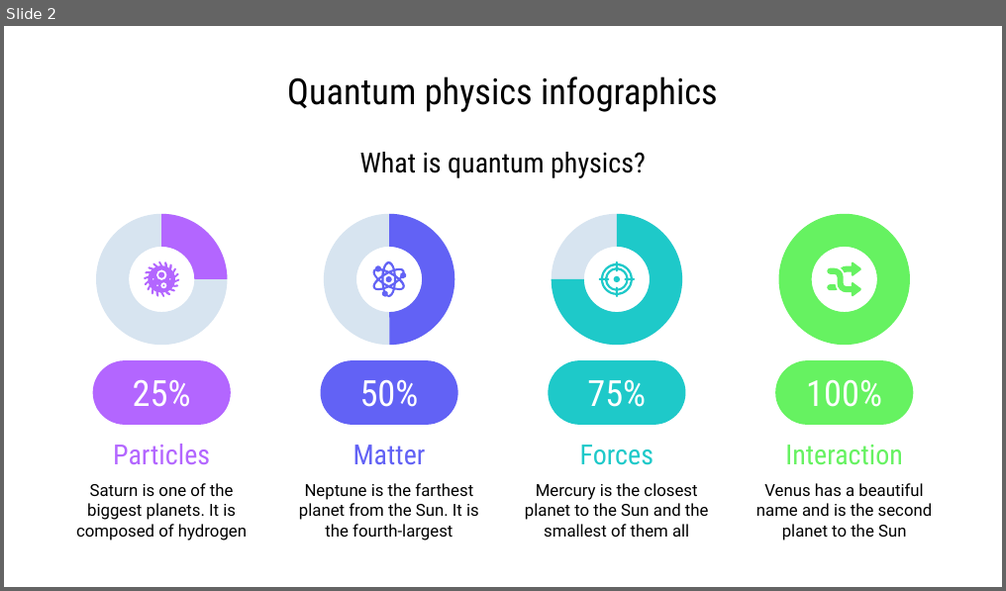
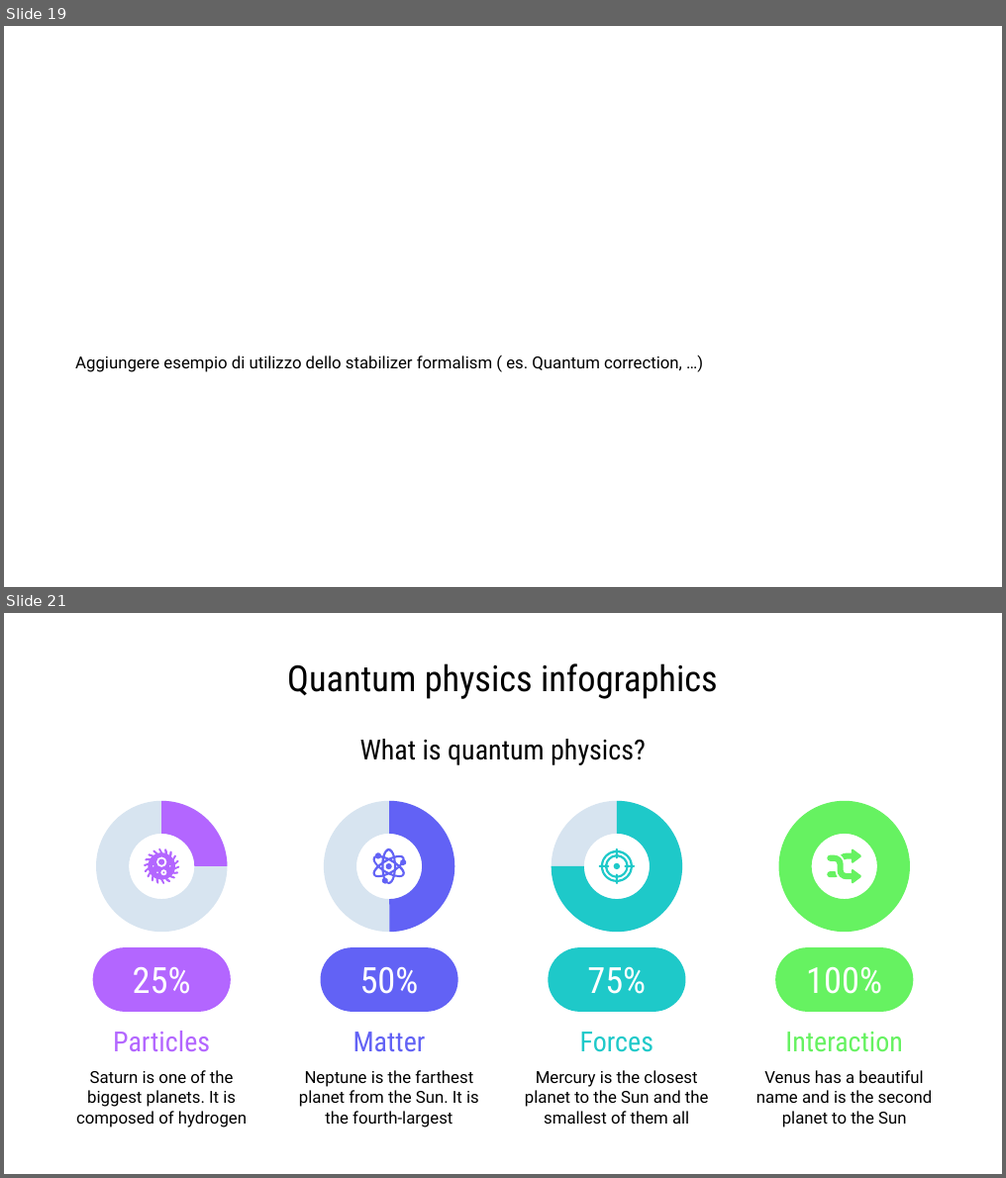
Before and after one commit to Moriarty2002/quantum-information, a slide deck: docs/elaborato.pptx. Shown one above the other, each under a label of ours: slide 2 before the commit, slides 19 and 21 after it; the slides between them are not shown. The pictures are 1006x591 and 1006x1178 pixels, drawn with LibreOffice and Linux fonts; fonts in the diff are those of the drawing. Boxes give left, top, right and bottom in pixels: in the first picture for what was removed or moved away, otherwise in the second. Text is boxed around its words. In the diff, an @@ line names an element or a change of style, - is before the commit and + after.

```diff
--- a/docs/elaborato.pptx
+++ b/docs/elaborato.pptx
@@ slide 19 added at [4,26,1002,587], background #FFFFFF @@
@@ text added at [75,356,682,372], 12 pt, text #000000 @@
+Aggiungere esempio di utilizzo dello stabilizer formalism ( es. Quantum correction, …)
@@ what was slide 2 is now slide 21 @@
```
Also in this commit, not shown: 2 slides changed, 18 other slides added, 1 other file.
